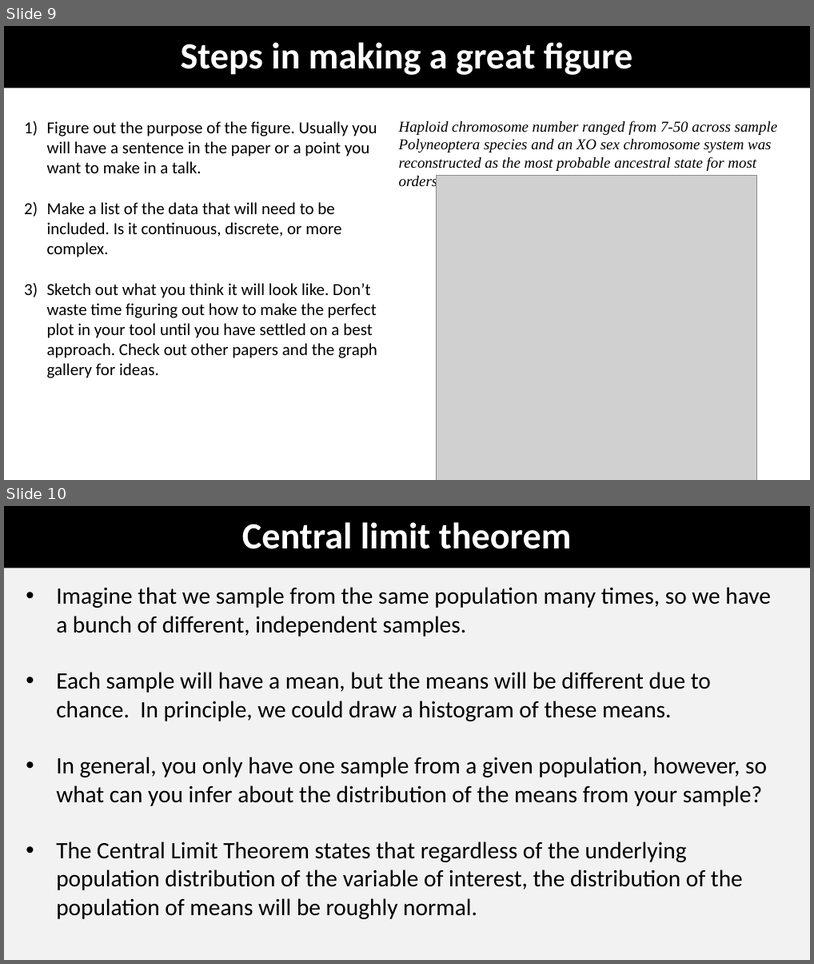
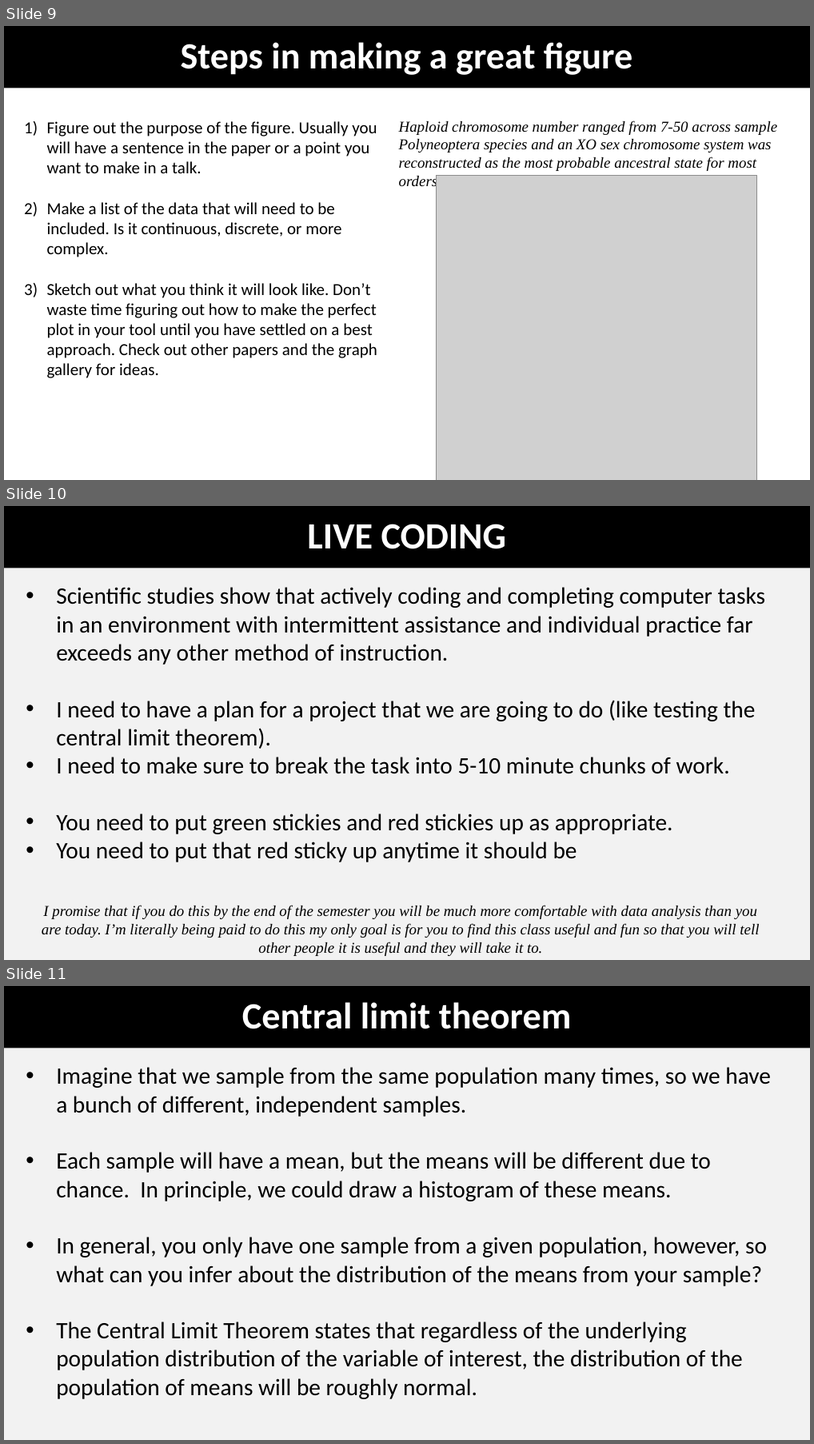
Before and after one commit to coleoguy/coleoguy.github.io, a slide deck: subpages/teaching/expdes/lectures/deprecated/week3.pptx. Shown one above the other, each under a label of ours: slides 9 and 10 before the commit, slides 9, 10 and 11 after it. The pictures are 814x964 and 814x1444 pixels, drawn with LibreOffice and Linux fonts; fonts in the diff are those of the drawing; grey boxes stand for pictures. Boxes give left, top, right and bottom in pixels: in the first picture for what was removed or moved away, otherwise in the second. Text is boxed around its words. In the diff, an @@ line names an element or a change of style, - is before the commit and + after.

```diff
--- a/subpages/teaching/expdes/lectures/deprecated/week3.pptx
+++ b/subpages/teaching/expdes/lectures/deprecated/week3.pptx
@@ slide 10 added at box(4, 506, 810, 960), background #F2F2F2 @@
@@ title added at box(4, 506, 810, 568), fill #000000, 44 pt, text #FFFFFF, bold @@
+LIVE CODING
@@ text added at box(56, 587, 766, 862), 28 pt, text #000000 @@
+• Scientific studies show that actively coding and completing computer tasks in an environment with intermittent assistance and individual practice far exceeds any other method of instruction.
+• I need to have a plan for a project that we are going to do (like testing the central limit theorem).
+• I need to make sure to break the task into 5-10 minute chunks of work.
+• You need to put green stickies and red stickies up as appropriate.
+• You need to put that red sticky up anytime it should be
@@ text added at box(42, 904, 759, 956), 18 pt, text #000000, italic @@
+I promise that if you do this by the end of the semester you will be much more comfortable with data analysis than you are today. I’m literally being paid to do this my only goal is for you to find this class useful and fun so that you will tell other people it is useful and they will take it to.
@@ what was slide 10 is now slide 11 @@
```
Also in this commit, not shown: 13 other files.
